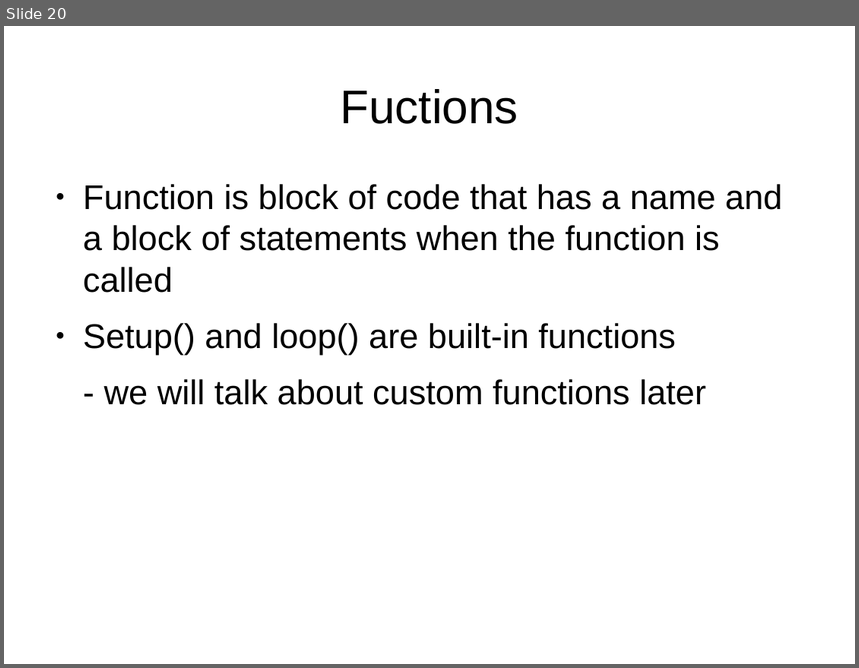
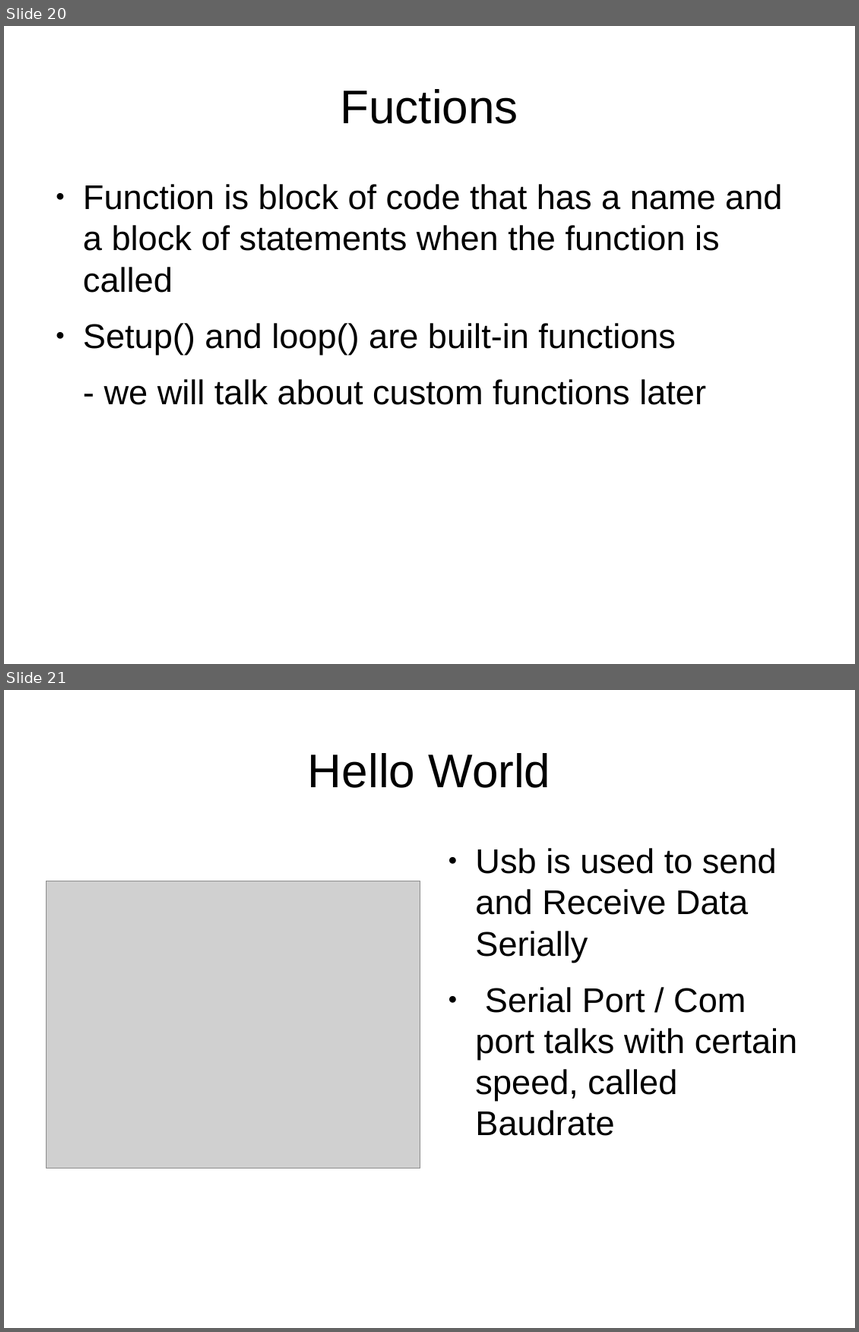
Before and after one commit to anilkunchalaece/LearnIt, a slide deck: Arduino/DayOne.odp. Shown one above the other, each under a label of ours: slide 20 before the commit, slides 20 and 21 after it. The pictures are 859x668 and 859x1332 pixels, drawn with LibreOffice and Linux fonts; fonts in the diff are those of the drawing; grey boxes stand for pictures. Boxes give left, top, right and bottom in pixels: in the first picture for what was removed or moved away, otherwise in the second. Text is boxed around its words. In the diff, an @@ line names an element or a change of style, - is before the commit and + after.

```diff
--- a/Arduino/DayOne.odp
+++ b/Arduino/DayOne.odp
@@ slide 21 added at box(4, 690, 855, 1328), background #FFFFFF @@
@@ title added at box(308, 753, 551, 788), 44 pt, text #000000 @@
+Hello World
@@ text added at box(475, 848, 797, 1136), 32 pt, text #000000 @@
+● Usb is used to send and Receive Data Serially
+● Serial Port / Com port talks with certain speed, called Baudrate
@@ picture added at box(47, 881, 420, 1168) @@
```
Also in this commit, not shown: 10 other slides added, 15 other files.
